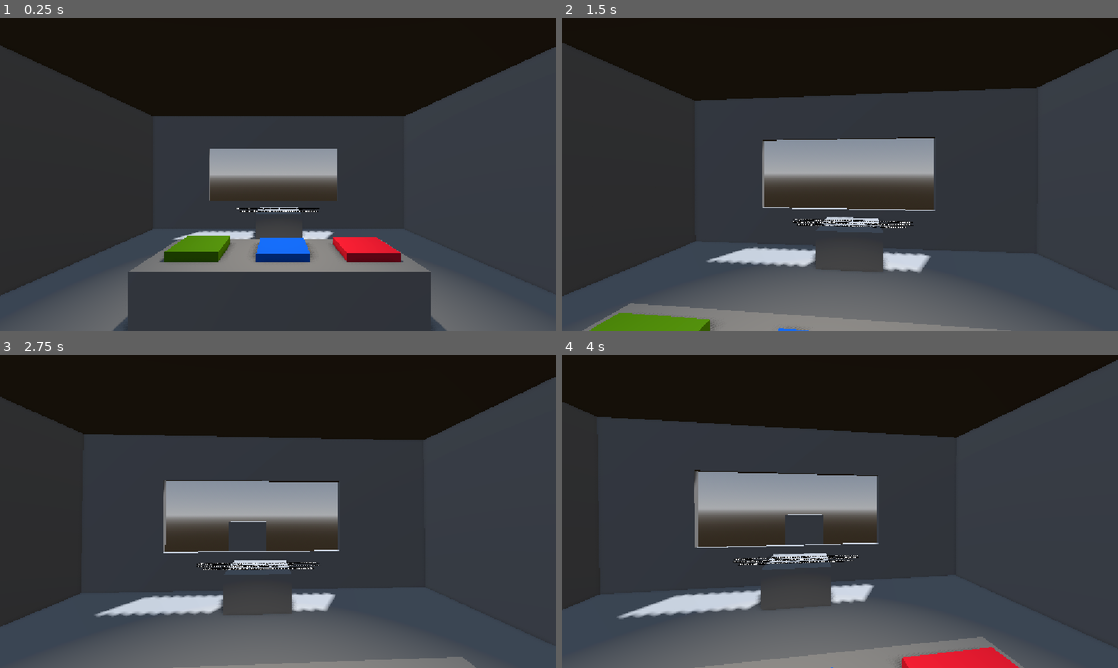
Above: before the commit, frames 1-4 (two rows, left to right).
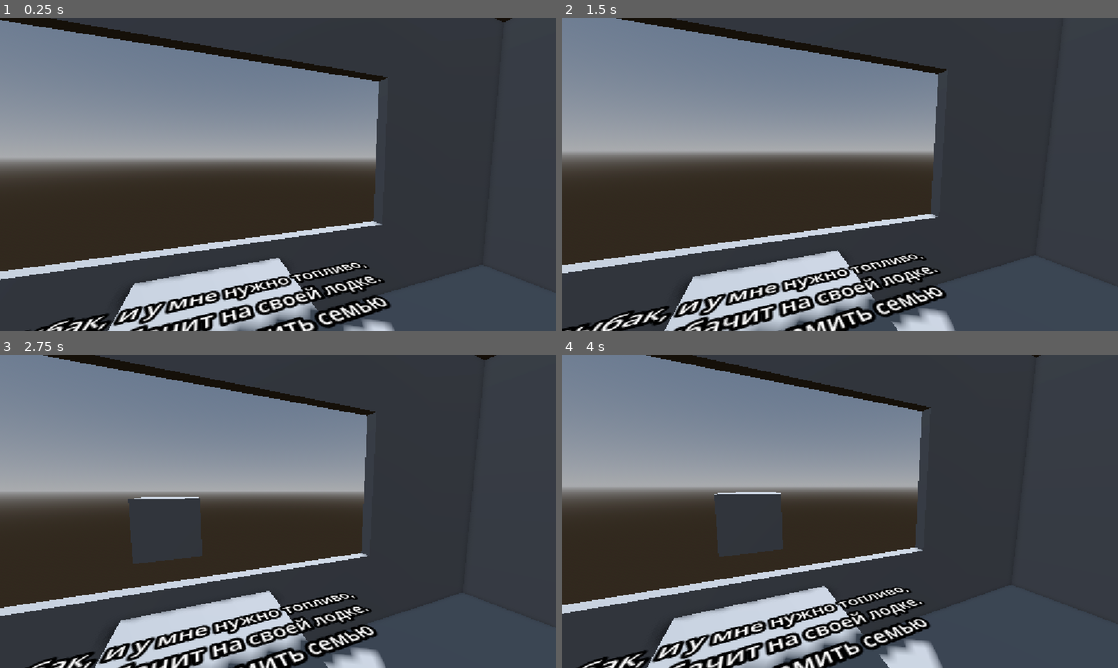
Above: after the commit, the same moments.

Repository: RolicsVin/AZS
Game: Godot game, scene res://scenes/game.tscn
Same seed, same stepped clock (60 frames per second), same inputs: the game is played once before the commit and once after it.
Inputs (mouse positions are in pixels of both pictures, inside the frame that each line leads up to):
- Up to frame 1 (0.25 s): no input
- Up to frame 2 (1.5 s): tap Enter (ui_accept) at 0.5, 0.77 s; move the mouse to (867, 174) at 0.52 s; hold Up (ui_up) from 0.53 s (still down); click (867, 174) at 0.6 s; move the mouse to (812, 174) at 1.27 s; click (812, 174) at 1.35 s
- Up to frame 3 (2.75 s): keep holding Up (ui_up); tap Enter (ui_accept) at 1.52 s; move the mouse to (289, 505) at 2.02 s; click (289, 505) at 2.1 s
- Up to frame 4 (4 s): keep holding Up (ui_up); move the mouse to (834, 517) at 2.77 s; click (834, 517) at 2.85 s; tap Enter (ui_accept) at 3.02, 3.77 s; move the mouse to (878, 514) at 3.52 s; click (878, 514) at 3.6 s

The runs differ from the first frame. In frame 1, 65% of the frame differs, in the area x 0-100%, y 0-100%; in frame 2, 58%; in frame 3, 59%; in frame 4, 61%.

Commit message:
camera

Diff:
--- /dev/null
+++ b/scenes/camera_3d.gd
@@ -0,0 +1,43 @@
+
+extends Camera3D
+
+@export var speed = 5.0
+@export var limit = 30.0
+@export var speed1 = 5.0
+@export var limit1 = 0.5
+
+var modepos = false
+var normal_rotation: Vector3
+var normal_position: Vector3
+
+func _ready():
+	normal_rotation = rotation_degrees
+	normal_position = position
+
+func _process(delta):
+	if Input.is_action_just_pressed("interact"):
+		modepos = not modepos
+
+	var mouse = get_viewport().get_mouse_position() / Vector2(get_viewport().size)
+
+	if modepos:
+		var target_position = Vector3(
+			normal_position.x + (mouse.x - 0.5) * limit1,
+			normal_position.y,
+			normal_position.z + (mouse.y - 0.5) * limit1
+		)
+
+		var target_rotation = normal_rotation + Vector3(-90.0, 0.0, 0.0)
+
+		position = position.lerp(target_position, clampf(speed * delta, 0.0, 1.0))
+		rotation_degrees = rotation_degrees.lerp(target_rotation, clampf(speed1 * delta, 0.0, 1.0))
+
+	else:
+		var target_rotation = normal_rotation + Vector3(
+			-(mouse.y - 0.5) * limit,
+			-(mouse.x - 0.5) * limit,
+			0.0
+		)
+
+		position = position.lerp(normal_position, clampf(speed1 * delta, 0.0, 1.0))
+		rotation_degrees = rotation_degrees.lerp(target_rotation, clampf(speed * delta, 0.0, 1.0))
--- a/scenes/game.tscn
+++ b/scenes/game.tscn
@@ -1,7 +1,6 @@
 [gd_scene format=3 uid="uid://cn11ydl8f4sic"]
 
 [ext_resource type="Script" uid="uid://8k33cet5l0y3" path="res://scenes/game.gd" id="1_uwrxv"]
-[ext_resource type="PackedScene" uid="uid://dsudxosaviuxx" path="res://assets/player/player.tscn" id="2_yqjtg"]
 [ext_resource type="Script" uid="uid://clmjcoqlf4st7" path="res://scenes/resume.gd" id="3_iywne"]
 [ext_resource type="Script" uid="uid://gcg38oqbhffp" path="res://core/classes/gameplay/car.gd" id="3_lnu2h"]
 [ext_resource type="Script" uid="uid://tic1p5mu7nxj" path="res://core/classes/resources/character.gd" id="3_p57ef"]
@@ -9,6 +8,7 @@
 [ext_resource type="Script" uid="uid://cqdq3s3etltn0" path="res://core/classes/resources/linear_dialog.gd" id="4_kvpfn"]
 [ext_resource type="Script" uid="uid://bjs4mlnnvenhf" path="res://scenes/panel.gd" id="4_lbhrr"]
 [ext_resource type="Script" uid="uid://bgmdgnweoav8o" path="res://core/classes/gameplay/area_button.gd" id="4_u5sy4"]
+[ext_resource type="Script" uid="uid://sod803kv4dsw" path="res://scenes/camera_3d.gd" id="8_dinhu"]
 [ext_resource type="Script" uid="uid://cuomswlv4mlrx" path="res://scenes/dialog.gd" id="8_gee14"]
 [ext_resource type="PackedScene" uid="uid://t81okwm581ti" path="res://assets/ui/choise_button.tscn" id="11_dinhu"]
 [ext_resource type="Script" uid="uid://ob2eebenxy77" path="res://core/classes/ui/circular_container.gd" id="11_kvpfn"]
@@ -206,7 +206,7 @@
 
 [node name="Game" type="Node3D" unique_id=383884584 node_paths=PackedStringArray("player", "cars", "ui", "resume", "web", "dialog")]
 script = ExtResource("1_uwrxv")
-player = NodePath("Player")
+player = NodePath("")
 cars = [NodePath("Cars/Car"), NodePath("Cars/Car2"), NodePath("Cars/Car3")]
 ui = NodePath("UI")
 resume = NodePath("Resume")
@@ -415,9 +415,9 @@
 [node name="Label3D" type="Label3D" parent="Resume" unique_id=246045015]
 font_size = 20
 
-[node name="Player" parent="." unique_id=1731817529 instance=ExtResource("2_yqjtg")]
-transform = Transform3D(1, 0, 0, 0, 1, 0, 0, 0, 1, -0.0117338, 0.7367963, 1.62936)
-jump_velocity = 0.1
+[node name="Camera3D" type="Camera3D" parent="." unique_id=1287069292]
+transform = Transform3D(0.9659258, 0, -0.25881904, 0, 1, 0, 0.25881904, 0, 0.9659258, -0.03702569, 1.0806606, -1.4133594)
+script = ExtResource("8_dinhu")
 
 [node name="UI" type="Control" parent="." unique_id=197028051]
 layout_mode = 3
Not shown, added: scenes/camera_3d.gd.uid
